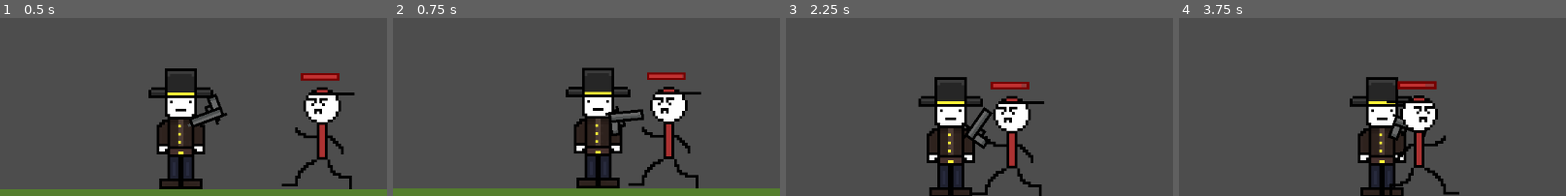
Above: before the commit, frames 1-4 (left to right).
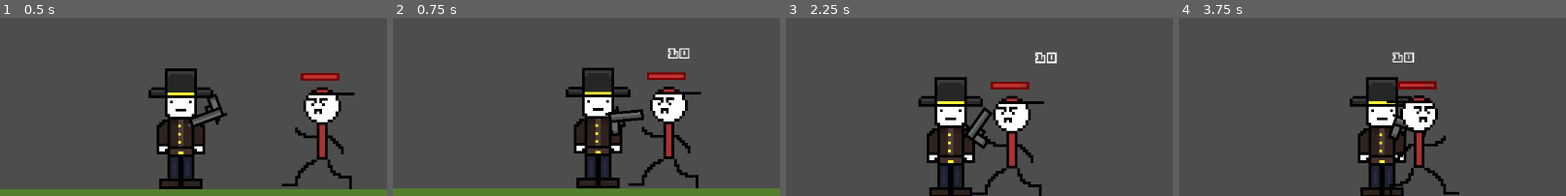
Above: after the commit, the same moments.

Repository: ForwardMeansGo/Shoot-To-Kill
Game: Godot game, scene res://Scenes/level_01.tscn
The game is run twice, just before and just after one commit, with the same random seed, the same clock (stepped at 60 frames per second) and the same inputs. Sound files missing from this copy of the repository are replaced by a short silence.
Inputs (mouse positions are % of the whole screen's width and height, from its top left):
- Up to frame 1 (0.5 s): no input
- Up to frame 2 (0.75 s): move the mouse to (72, 33) at 0.52 s; hold D (move_right) from 0.53 s (still down); click (72, 33) at 0.6 s
- Up to frame 3 (2.25 s): tap Space (jump) at 0.77, 1.52 s; move the mouse to (30, 45) at 1.27 s; click (30, 45) at 1.35 s; move the mouse to (60, 12) at 2.02 s; release D (move_right) at 2.03 s; hold A (move_left) from 2.03 s (still down); click (60, 12) at 2.1 s
- Up to frame 4 (3.75 s): move the mouse to (45, 63) at 2.77 s; release A (move_left) at 2.78 s; hold D (move_right) from 2.78 s (still down); click (45, 63) at 2.85 s; tap Space (jump) at 3.02 s; move the mouse to (80, 57) at 3.52 s; click (80, 57) at 3.6 s
The pictures show only the part of the screen within x 27-77%, y 9-59%; the shares and areas given below are measured in that part.

Frame 1 is identical in both runs. In frame 2, 0.3% of the frame differs, in the area x 70-77%, y 16-23%; in frame 3, 0.3%, in the area x 64-71%, y 19-26%; in frame 4, 0.3%.

Commit message:
Damage numbers Baby

Diff:
--- /dev/null
+++ b/game/Scenes/damage_number.tscn
@@ -0,0 +1,19 @@
+[gd_scene load_steps=3 format=3 uid="uid://deefc1di02kvu"]
+
+[ext_resource type="Script" uid="uid://5fayiv0yqviq" path="res://Scripts/damage_number.gd" id="1_m808r"]
+[ext_resource type="FontFile" uid="uid://dmn7bd2op6drj" path="res://Assets/Font/origami-mommy.regular.ttf" id="1_n4jia"]
+
+[node name="DamageNumber" type="Node2D"]
+z_index = 10
+script = ExtResource("1_m808r")
+float_distance = 20.0
+
+[node name="Label" type="RichTextLabel" parent="."]
+offset_right = 40.0
+offset_bottom = 40.0
+scale = Vector2(0.3199997, 0.3199997)
+theme_override_fonts/normal_font = ExtResource("1_n4jia")
+text = "10
+"
+horizontal_alignment = 1
+vertical_alignment = 2
--- a/game/Scenes/enemy.tscn
+++ b/game/Scenes/enemy.tscn
@@ -1,7 +1,8 @@
-[gd_scene load_steps=6 format=3 uid="uid://b24ka108g6bnw"]
+[gd_scene load_steps=7 format=3 uid="uid://b24ka108g6bnw"]
 
 [ext_resource type="Script" uid="uid://duycd31rxckwt" path="res://Scripts/enemies/enemy.gd" id="1_hghv2"]
 [ext_resource type="Texture2D" uid="uid://d3sxprflqadv8" path="res://Assets/Sprites/Enemy/Demo Enemy.png" id="2_1f0kj"]
+[ext_resource type="PackedScene" uid="uid://deefc1di02kvu" path="res://Scenes/damage_number.tscn" id="2_0830c"]
 [ext_resource type="Texture2D" uid="uid://dsfvqaytjsgf5" path="res://Assets/Sprites/Enemy/Healthbar1Empty.png" id="3_287tu"]
 [ext_resource type="Texture2D" uid="uid://carhoqcpgfk70" path="res://Assets/Sprites/Enemy/Healthbar1Progress.png" id="3_afpow"]
 
@@ -12,6 +13,7 @@
 collision_layer = 4
 collision_mask = 11
 script = ExtResource("1_hghv2")
+damage_number_scene = ExtResource("2_0830c")
 
 [node name="Sprite2D" type="Sprite2D" parent="."]
 position = Vector2(19, 18)
--- /dev/null
+++ b/game/Scripts/damage_number.gd
@@ -0,0 +1,46 @@
+extends Node2D
+
+@export var damage: int = 0
+@export var lifetime: float = 0.3
+@export var float_distance: float = 30.0
+@export var arc_distance: float = 20.0
+
+@onready var label: RichTextLabel = $Label
+
+var t: float = 0.0
+var start_pos: Vector2
+var direction_sign: float
+
+func _ready() -> void:
+	# Set the label text to the damage value
+	label.text = str(damage)
+
+	# Apply a very small random horizontal offset
+	var random_x_offset: float = randf_range(-2.0, 2.0)
+	global_position.x += random_x_offset
+
+	# Store starting position for arc calculation
+	start_pos = global_position
+
+	# Randomly choose left or right arc direction
+	direction_sign = 1.0 if randf() > 0.5 else -1.0
+
+	# Create tween for animation
+	var tween: Tween = create_tween()
+
+	# Animate t from 0.0 to 0.6 over the full lifetime (only play ~60% of the arc)
+	tween.tween_property(self, "t", 0.6, lifetime)
+
+	# Animate alpha from 1.0 to 0.0 over the full lifetime
+	modulate.a = 1.0
+	tween.tween_property(self, "modulate:a", 0.0, lifetime)
+
+	# When tween finishes, delete the node
+	tween.tween_callback(queue_free).set_delay(lifetime)
+
+func _process(_delta: float) -> void:
+	# Update position based on parametric arc formula
+	# x(t) = start_x + direction_sign * arc_distance * t
+	# y(t) = start_y - float_distance * sin(t * PI)
+	global_position.x = start_pos.x + direction_sign * arc_distance * t
+	global_position.y = start_pos.y - float_distance * sin(t * PI)
--- a/game/Scripts/enemies/enemy.gd
+++ b/game/Scripts/enemies/enemy.gd
@@ -4,6 +4,7 @@
 @export var gravity: float = 1200.0
 @export var max_health: int = 100
 @export var player: CharacterBody2D
+@export var damage_number_scene: PackedScene
 
 @onready var sprite: Sprite2D = $Sprite2D
 @onready var health_bar: TextureProgressBar = $HealthBar
@@ -41,6 +42,13 @@
 	flash_hit()
 	_update_health_bar()
 
+	# Spawn damage number if scene is set
+	if damage_number_scene != null:
+		var dmg = damage_number_scene.instantiate()
+		dmg.global_position = global_position + Vector2(15, -10)
+		dmg.damage = amount
+		get_tree().current_scene.add_child(dmg)
+
 	if current_health <= 0:
 		die()
 
Binary file added: game/Assets/Font/origami-mommy.regular.ttf
Not shown, added: game/Scripts/damage_number.gd.uid
